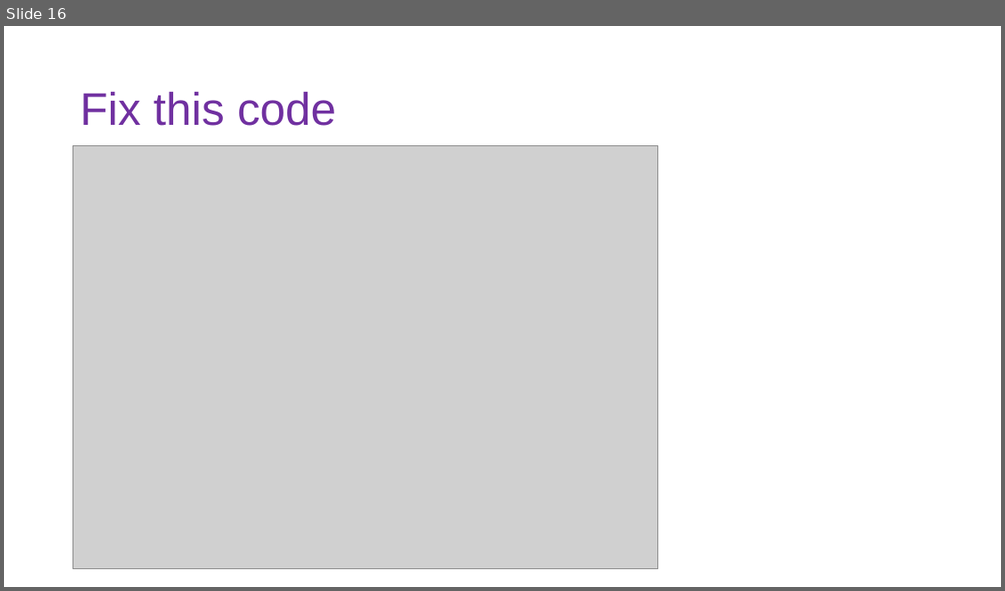
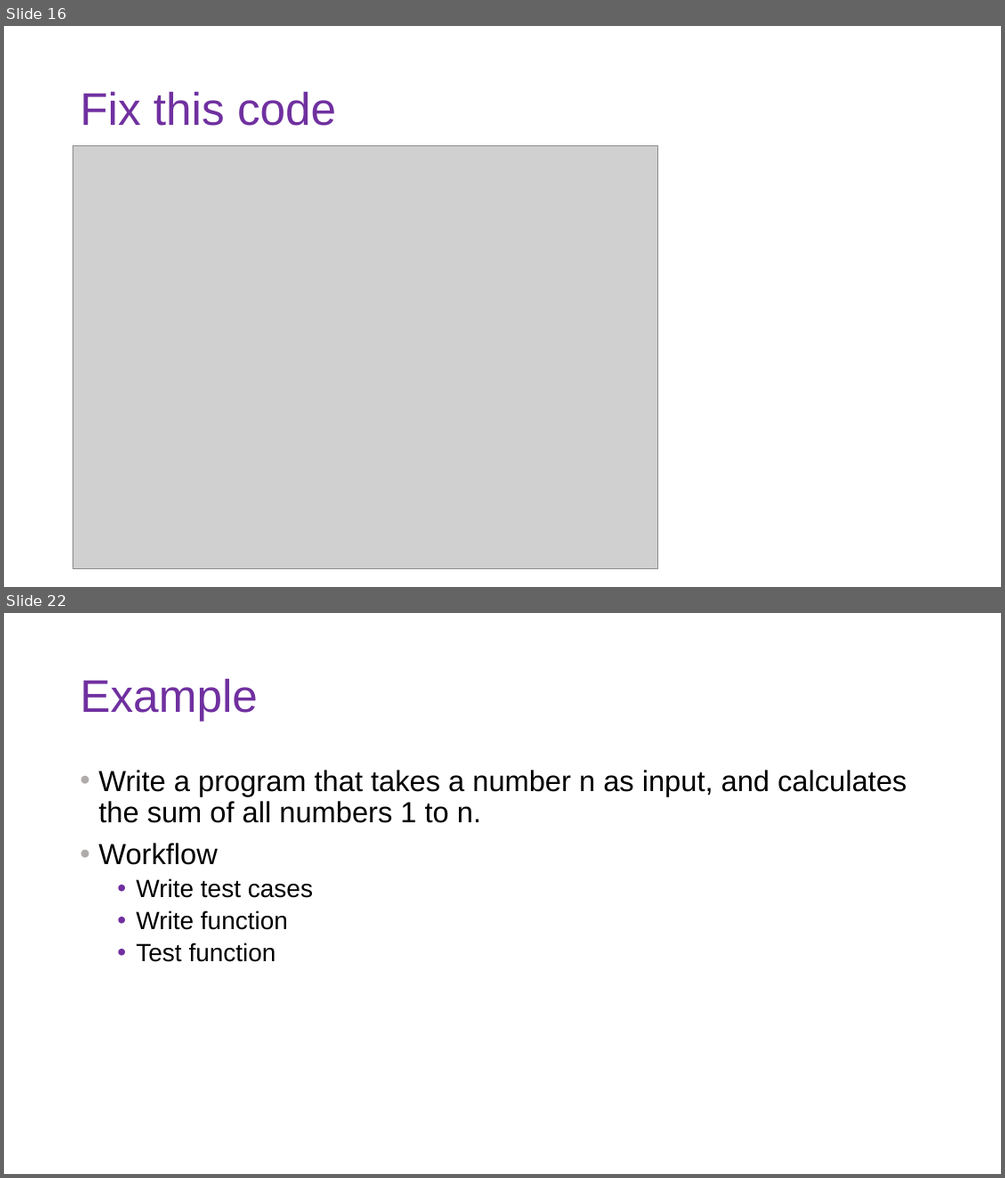
Before and after one commit to DoriMG/SN_python_course, a slide deck: lectures/3_coding_practices.pptx. Shown one above the other, each under a label of ours: slide 16 before the commit, slides 16 and 22 after it; the slides between them are not shown. The pictures are 1005x591 and 1005x1178 pixels, drawn with LibreOffice and Linux fonts; fonts in the diff are those of the drawing; grey boxes stand for pictures. Boxes give left, top, right and bottom in pixels: in the first picture for what was removed or moved away, otherwise in the second. Text is boxed around its words. In the diff, an @@ line names an element or a change of style, - is before the commit and + after.

```diff
--- a/lectures/3_coding_practices.pptx
+++ b/lectures/3_coding_practices.pptx
@@ slide 22 added at <box>4,613,1001,1174</box>, background #FFFFFF @@
@@ title added at <box>80,679,258,721</box>, 44 pt, text #7030A0 @@
+Example
@@ text added at <box>98,770,906,962</box>, 28 pt, text #000000 @@
+• Write a program that takes a number n as input, and calculates the sum of all numbers 1 to n.
+• Workflow
+  • Write test cases
+  • Write function
+  • Test function
```
Also in this commit, not shown: 11 other slides added, 40 other files.
